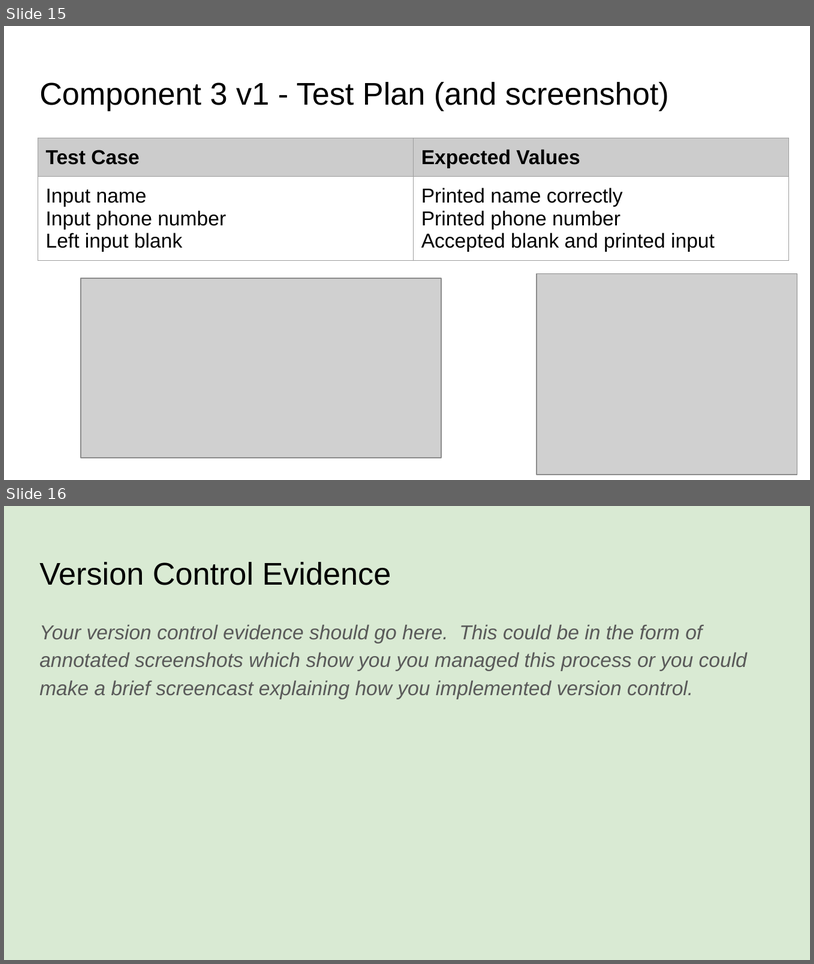
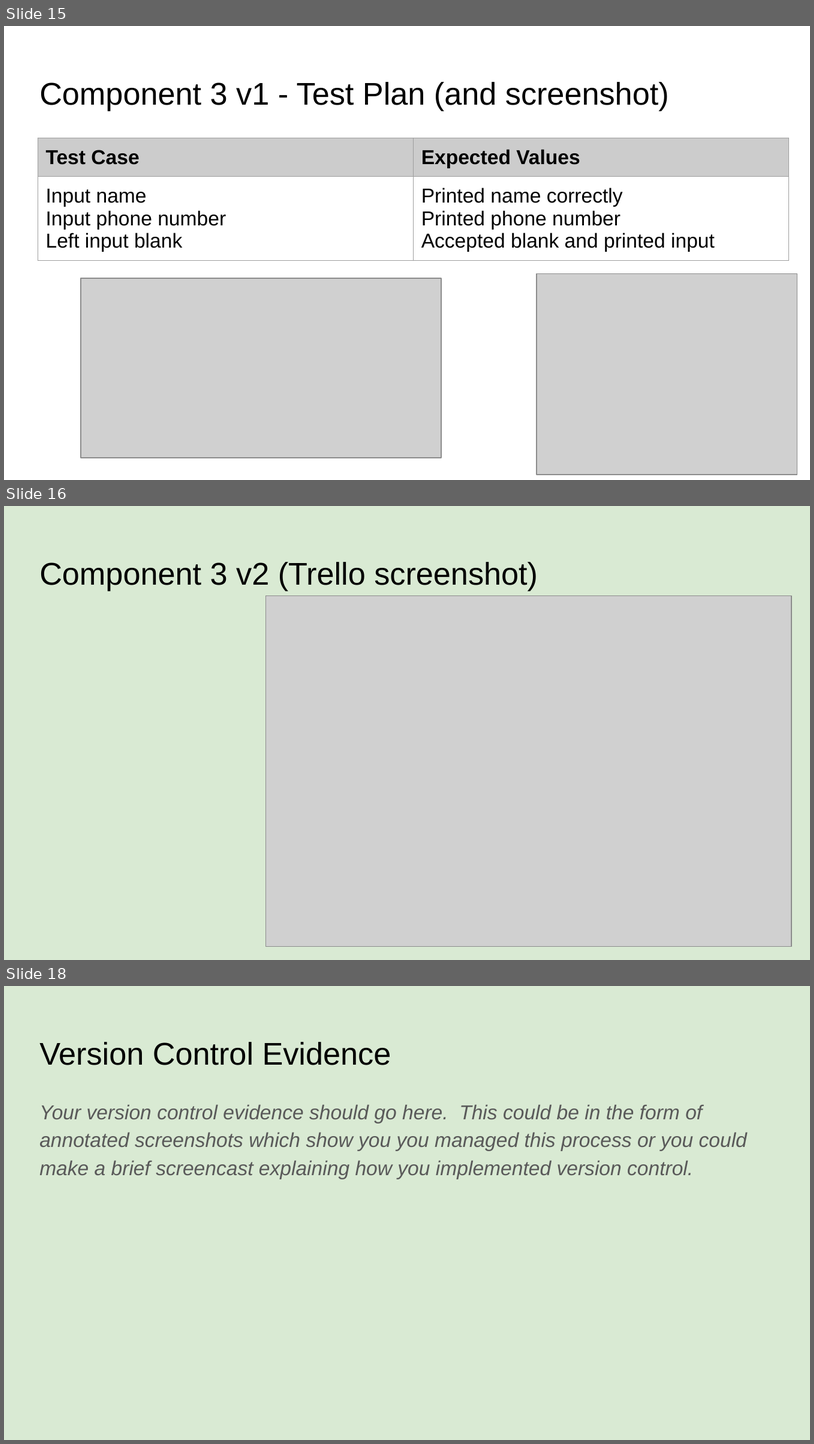
Before and after one commit to xkiio/desktop-tutorial, a slide deck: 022_91893+_+91897+Documentation.pptx. Shown one above the other, each under a label of ours: slides 15 and 16 before the commit, slides 15, 16 and 18 after it; the slides between them are not shown. The pictures are 814x964 and 814x1444 pixels, drawn with LibreOffice and Linux fonts; fonts in the diff are those of the drawing; grey boxes stand for pictures. Boxes give left, top, right and bottom in pixels: in the first picture for what was removed or moved away, otherwise in the second. Text is boxed around its words. In the diff, an @@ line names an element or a change of style, - is before the commit and + after.

```diff
--- a/022_91893+_+91897+Documentation.pptx
+++ b/022_91893+_+91897+Documentation.pptx
@@ slide 16 added at [4,506,810,960], background #D9EAD3 @@
@@ title added at [39,562,538,591], 28 pt, text #000000 @@
+Component 3 v2 (Trello screenshot)
@@ picture added at [266,595,792,946] @@
@@ what was slide 16 is now slide 18 @@
```
Also in this commit, not shown: 1 other slide added, 1 other file.
